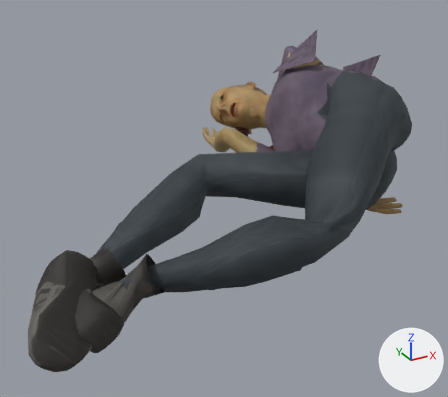
The FBX model Assets/Resources/ProductionArt/Walker.fbx: old version first, new version second.
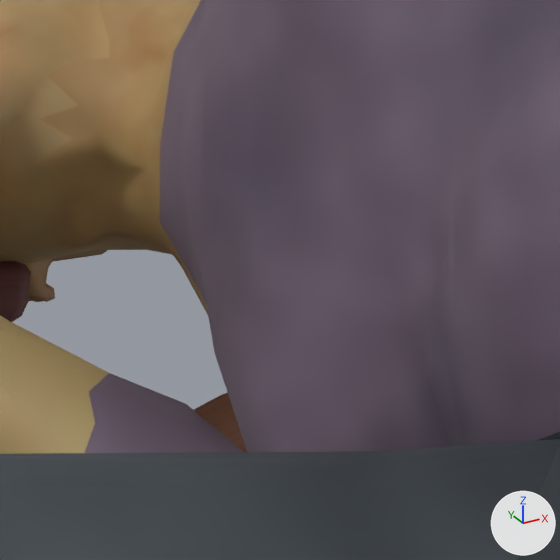
There are two pictures of each version: one whole from a 50 mm lens placed at (-0.879, -1.165, 0.848), pointed at (-0.094, 0.262, 0.134), one close up on the part from 55% to 70% of the width and 25% to 42% of the height. Arrows for +X, +Y and +Z are at lower right; the lights stay in place. The last two pictures show the newer version. Both versions are drawn at frame 169 of the action 'Scene'; the numbers are the values there.

Objects in the first close-up: 'Walker skinned body'.
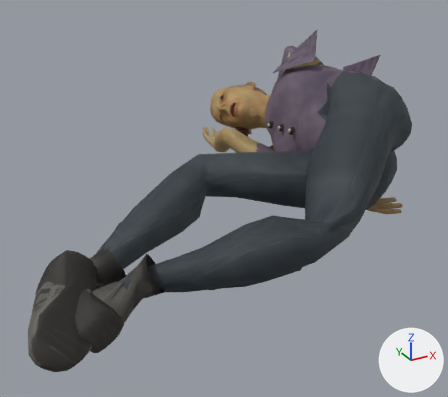
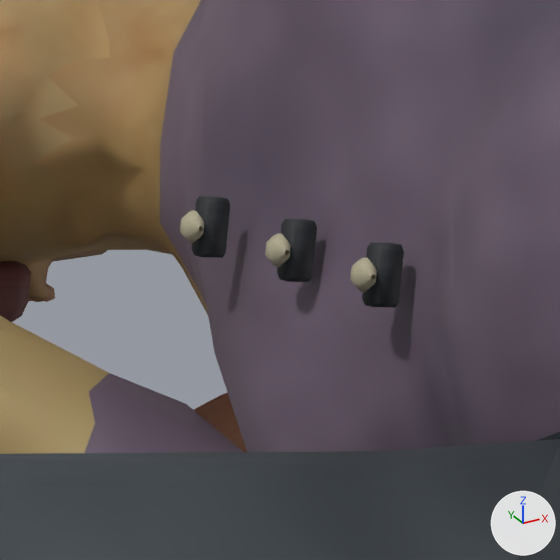
Boxes [x1, y1, x2, y2] around the edits, measured in the close-ups (560 x 560 px):
part 1 of me_walker_skin, added (beige)
    after: [350, 257, 377, 292]
part 2 of me_walker_skin, added (beige)
    after: [265, 233, 291, 267]
part 3 of me_walker_skin, added (beige)
    after: [180, 210, 204, 243]
part 4 of me_walker_skin, added
    after: [362, 243, 404, 308]
part 5 of me_walker_skin, added
    after: [277, 219, 317, 282]
part 6 of me_walker_skin, added
    after: [192, 196, 230, 258]

What the commit changed:
me_walker_skin is used by ob_walker_skinned_body; location (0.0, 0.0, 0.0).
me_walker_skin had 2866 vertices, 4695 faces and spanned x -0.737..0.438, y -0.24..0.971, z 0.0..0.562.
me_walker_skin now has 3074 vertices, 4855 faces and spans x -0.737..0.438, y -0.24..0.971, z 0.0..0.562.
me_walker_skin part 1: a new loose piece of 36 vertices spanning x 0.102..0.11, y 0.232..0.244, z 0.307..0.318, in mat_character_atlas.
me_walker_skin part 2: a new loose piece of 36 vertices spanning x 0.109..0.117, y 0.295..0.308, z 0.297..0.309, in mat_character_atlas.
me_walker_skin part 3: a new loose piece of 36 vertices spanning x 0.114..0.122, y 0.359..0.371, z 0.288..0.3, in mat_character_atlas.
me_walker_skin part 4: a new loose piece of 16 vertices spanning x 0.107..0.12, y 0.232..0.244, z 0.3..0.323, in mat_character_atlas.
me_walker_skin part 5: a new loose piece of 16 vertices spanning x 0.115..0.127, y 0.295..0.307, z 0.29..0.313, in mat_character_atlas.
me_walker_skin part 6: a new loose piece of 16 vertices spanning x 0.12..0.132, y 0.359..0.371, z 0.281..0.304, in mat_character_atlas.
Other edits to the shape of me_walker_skin do not show in these pictures.
